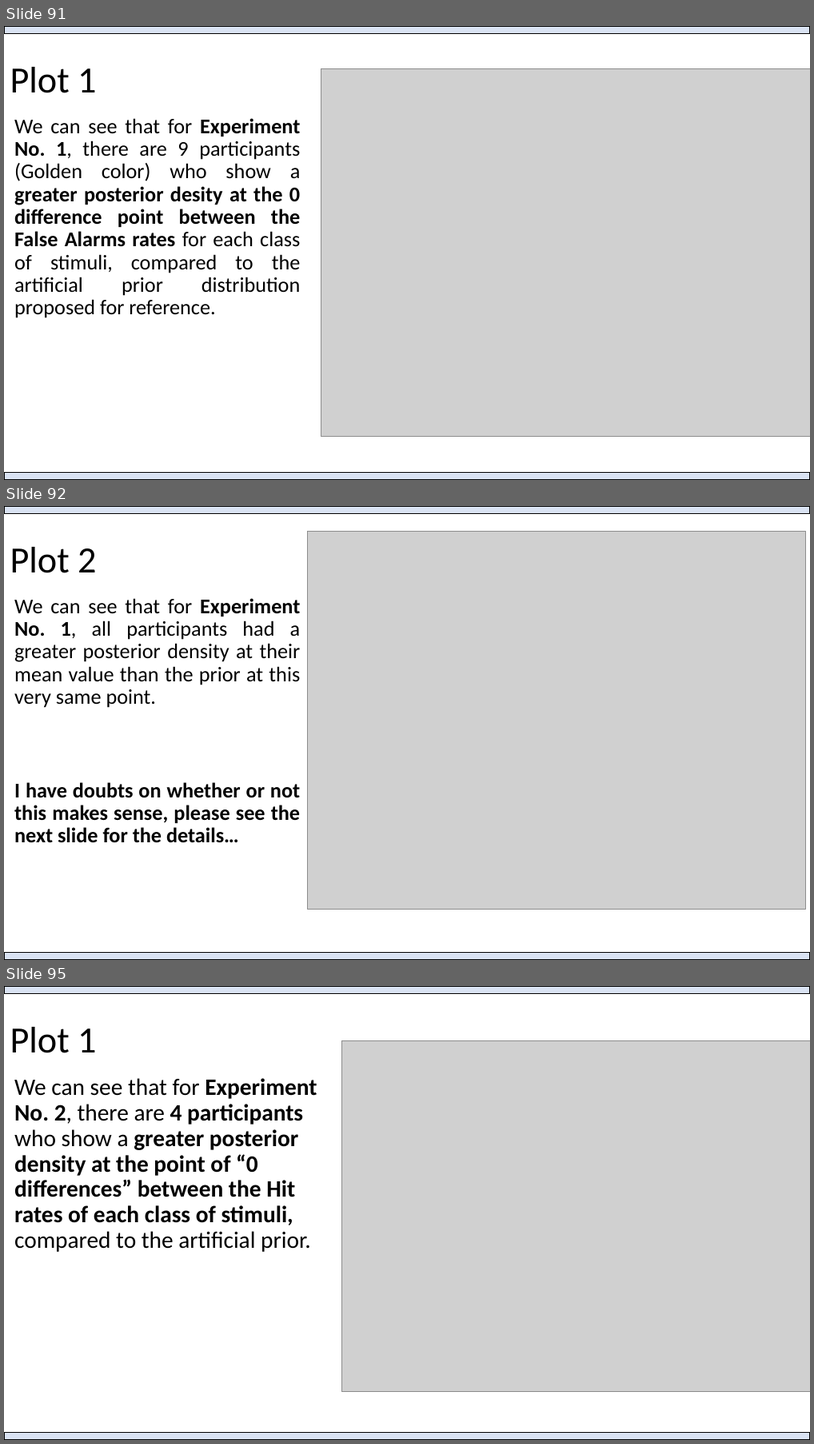
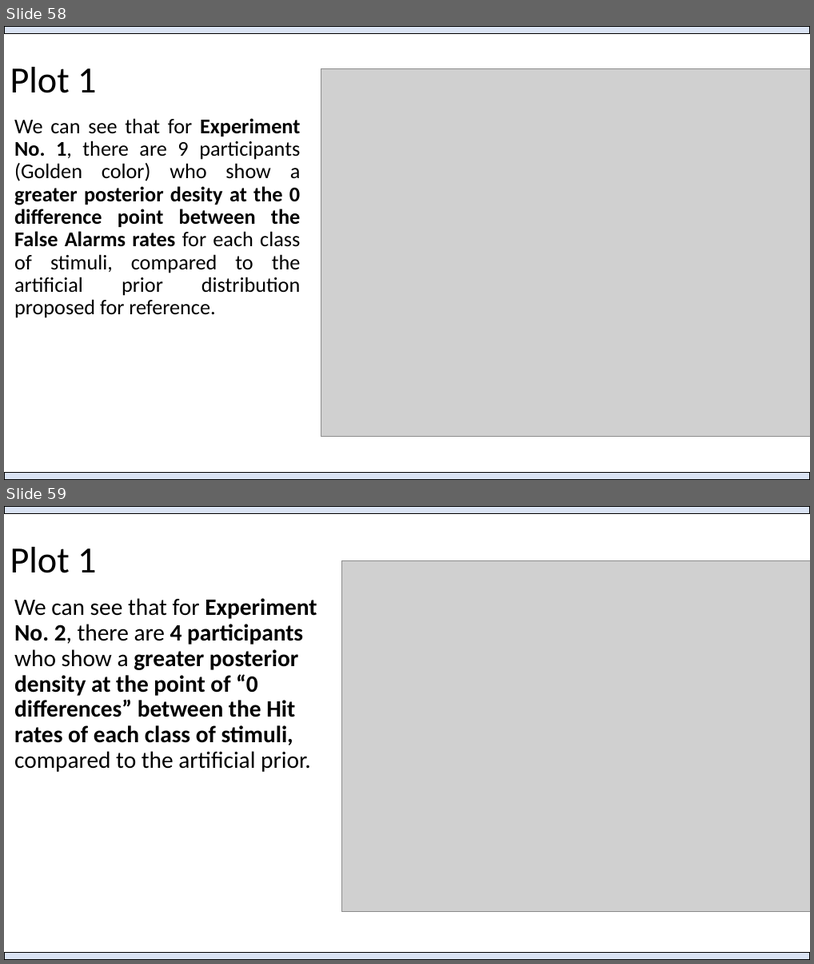
Before and after one commit to Adrifelcha/afchavez-019, a slide deck: Congresos/Presentaciones_Locales/Green_2019_BayesianSDT.pptx. Shown one above the other, each under a label of ours: slides 91, 92 and 95 before the commit, slides 58 and 59 after it; the slides between them are not shown. The pictures are 814x1444 and 814x964 pixels, drawn with LibreOffice and Linux fonts; fonts in the diff are those of the drawing; grey boxes stand for pictures. Boxes give left, top, right and bottom in pixels: in the first picture for what was removed or moved away, otherwise in the second. Text is boxed around its words. In the diff, an @@ line names an element or a change of style, - is before the commit and + after.

```diff
--- a/Congresos/Presentaciones_Locales/Green_2019_BayesianSDT.pptx
+++ b/Congresos/Presentaciones_Locales/Green_2019_BayesianSDT.pptx
@@ slide 92 removed at [4,506,810,960], background #FFFFFF @@
@@ rectangle removed at [4,506,810,514] @@
@@ title removed at [10,547,96,573] @@
-Plot 2
@@ picture removed at [308,532,806,909] @@
@@ text removed at [14,598,301,843] @@
-We can see that for Experiment No. 1, all participants had a greater posterior density at their mean value than the prior at this very same point.
-I have doubts on whether or not this makes sense, please see the next slide for the details…
@@ rectangle removed at [4,952,810,960] @@
@@ what was slide 91 is now slide 58 @@
@@ what was slide 95 is now slide 59 @@
```
Also in this commit, not shown: 10 slides changed, 20 slides added, 48 other slides removed.
